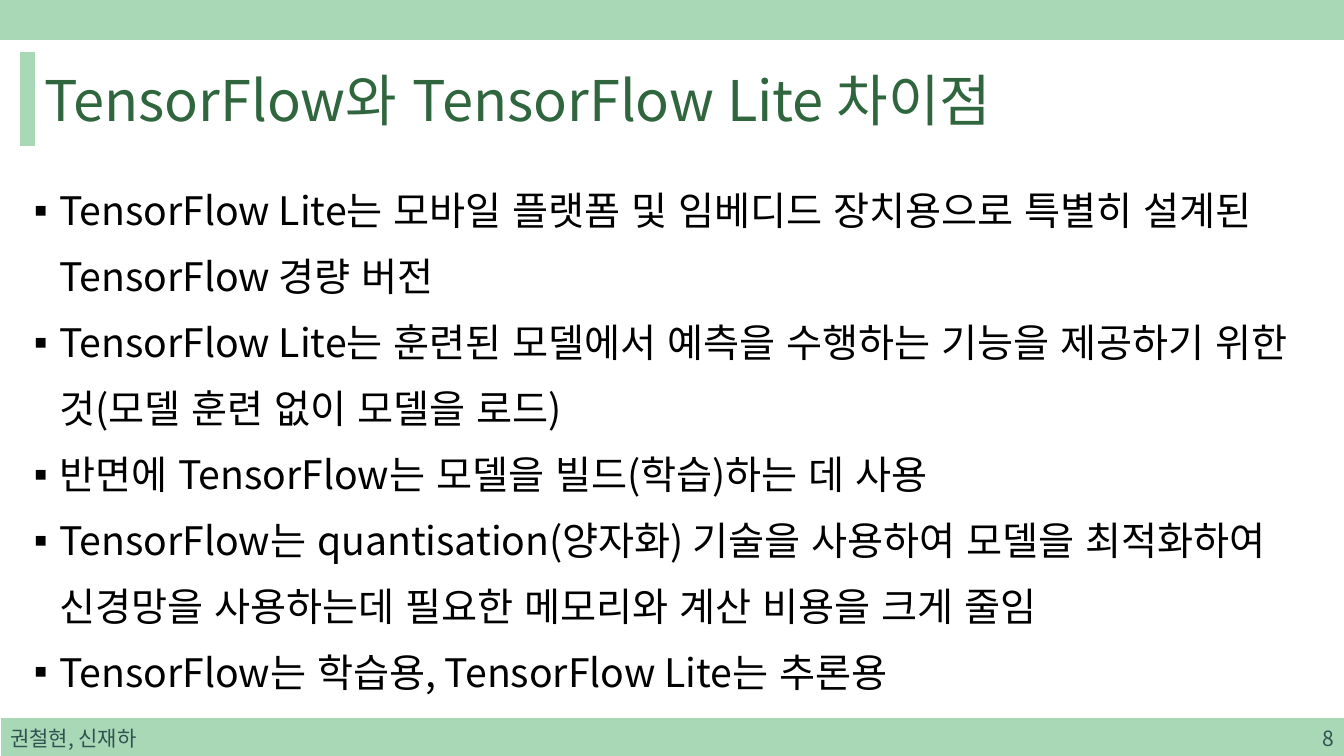
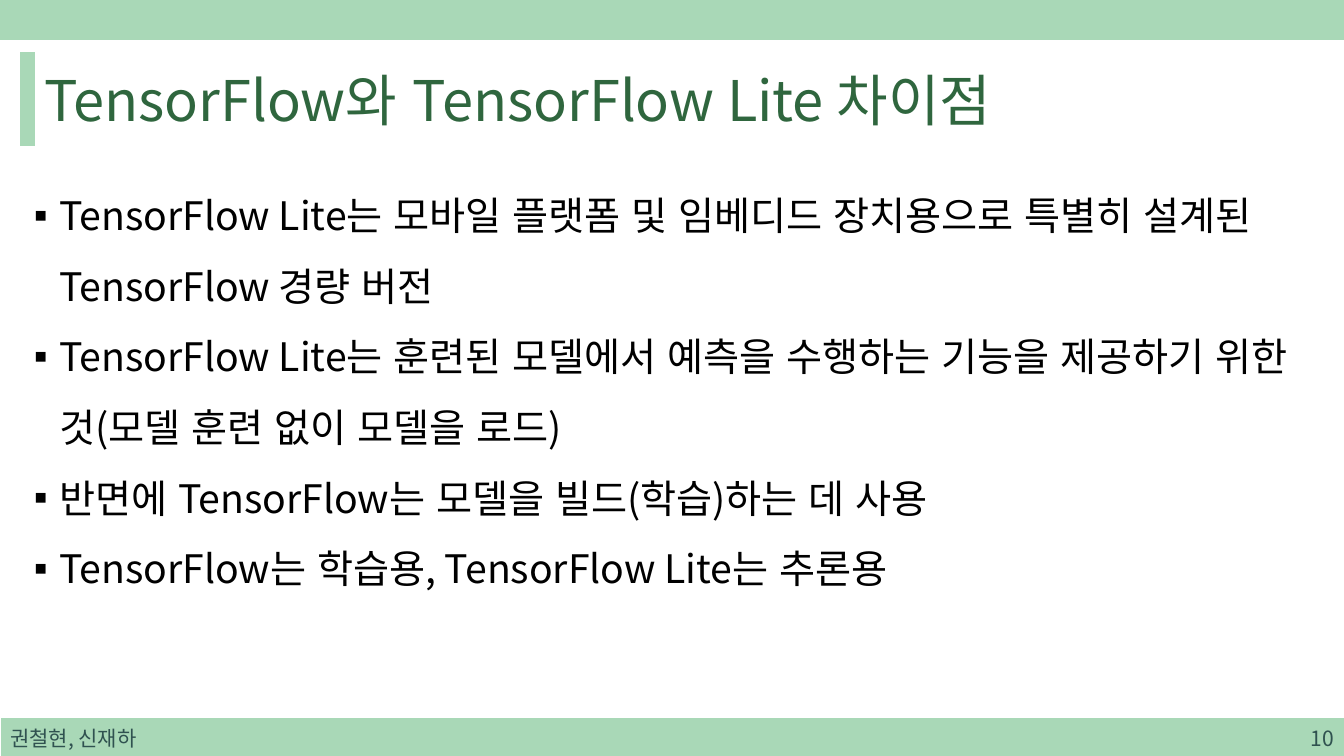
Before and after one commit to sjh4287/capston, a slide deck: slide 10 of 2022.01.07/TensorFlow Lite.pptx (slide 8 before the commit). Drawn at 1344x756 pixels with LibreOffice and Linux fonts; fonts in the diff are those of the drawing. Boxes give left, top, right and bottom in pixels: in the first picture for what was removed or moved away, otherwise in the second. Text is boxed around its words. In the diff, an @@ line names an element or a change of style, - is before the commit and + after.

Commit message:
Update TensorFlow Lite.pptx
ppt 수정

```diff
--- a/2022.01.07/TensorFlow Lite.pptx
+++ b/2022.01.07/TensorFlow Lite.pptx
@@ text "TensorFlow Lite는 모바일 플랫폼 및 ..." at [59,197,1288,590]: line spacing 1.4 to 1.5 @@
@@ text at [59,522,1266,624]: paragraph removed @@
-▪ TensorFlow는 quantisation(양자화) 기술을 사용하여 모델을 최적화하여 신경망을 사용하는데 필요한 메모리와 계산 비용을 크게 줄임
@@ page number at [1311,730,1334,746]: text changed @@
-8
+10
```
Also in this commit, not shown: 10 other slides changed, 5 slides added.
